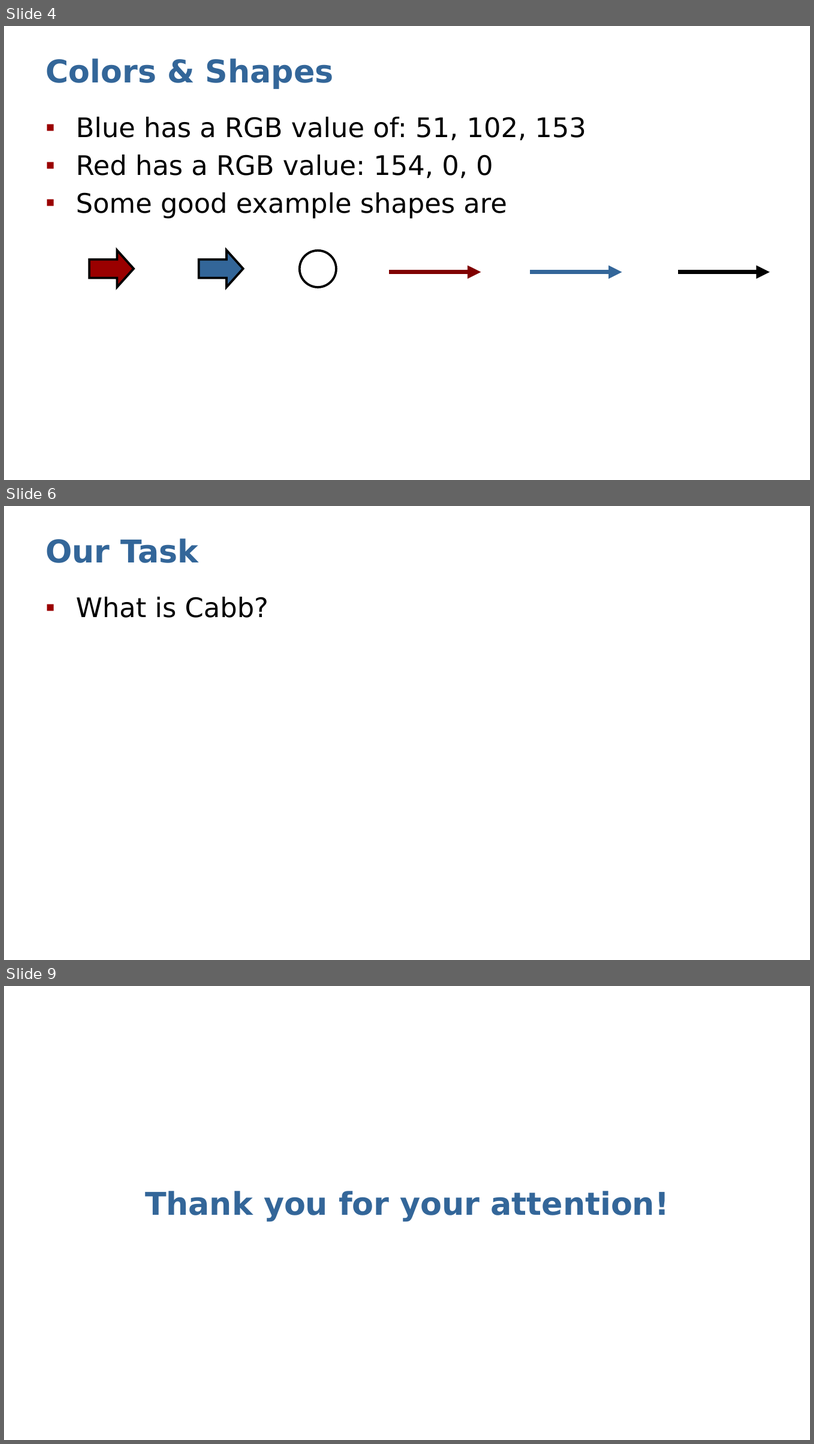
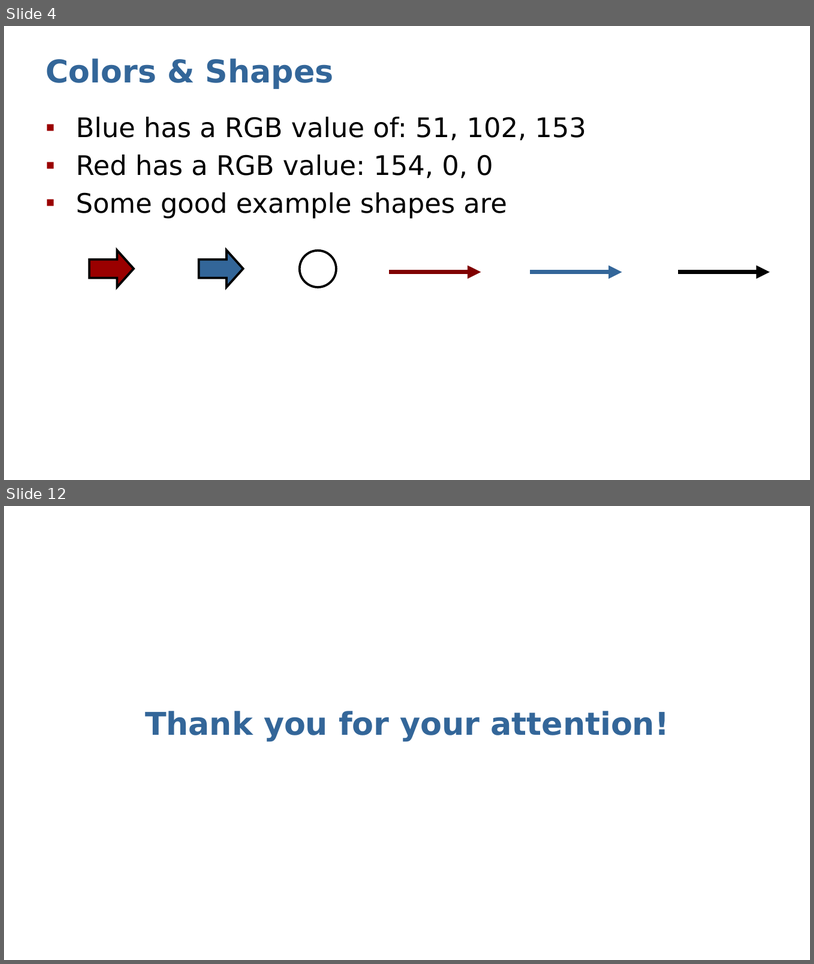
Before and after one commit to Dystron/Forked_EfficientPS, a slide deck: Crop-Aware Panoptic Segmentation.pptx. Shown one above the other, each under a label of ours: slides 4, 6 and 9 before the commit, slides 4 and 12 after it; the slides between them are not shown. The pictures are 814x1444 and 814x964 pixels, drawn with LibreOffice and Linux fonts; fonts in the diff are those of the drawing. Boxes give left, top, right and bottom in pixels: in the first picture for what was removed or moved away, otherwise in the second. Text is boxed around its words. In the diff, an @@ line names an element or a change of style, - is before the commit and + after.

```diff
--- a/Crop-Aware Panoptic Segmentation.pptx
+++ b/Crop-Aware Panoptic Segmentation.pptx
@@ slide 6 removed at [4,506,810,960], background #FFFFFF @@
@@ title removed at [45,538,199,563] @@
-Our Task
@@ text removed at [76,597,269,618] @@
-▪ What is Cabb?
@@ what was slide 9 is now slide 12 @@
```
Also in this commit, not shown: 3 slides changed, 4 slides added.
